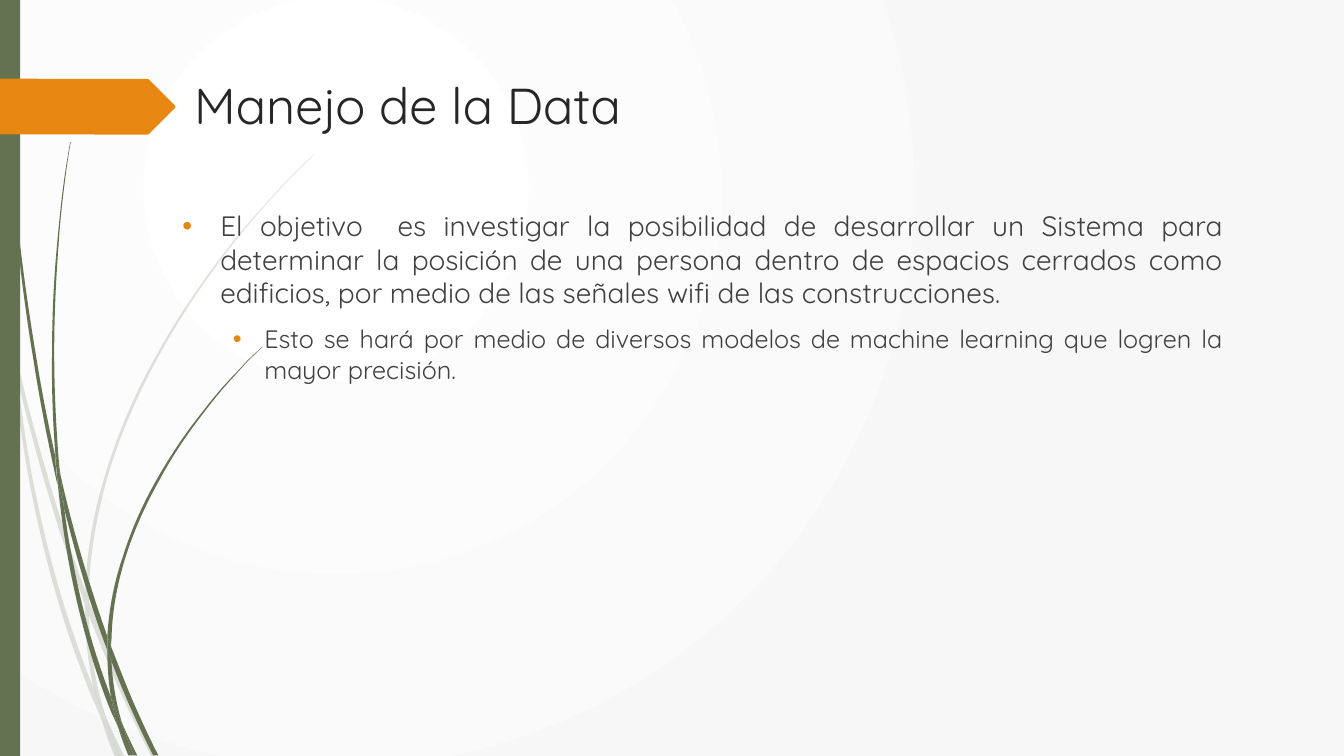
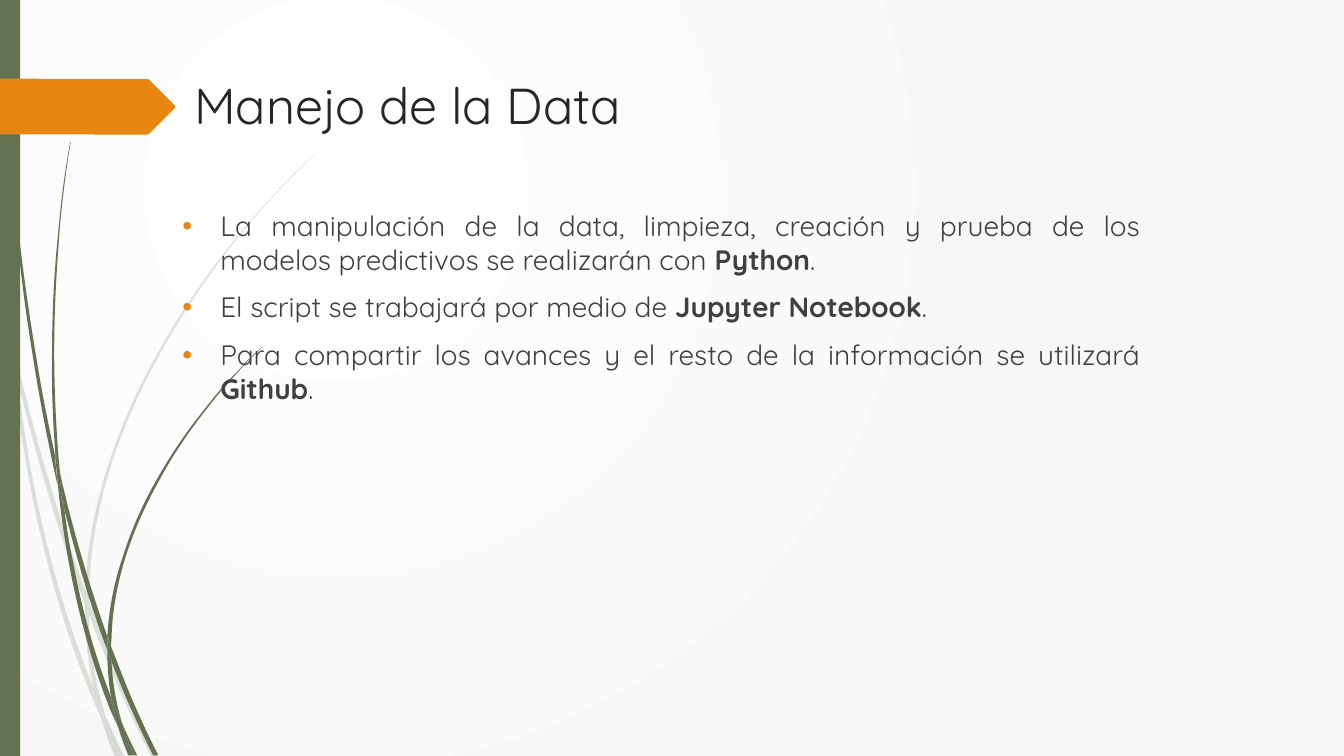
Before and after one commit to tgarita/Cenfotec-GitHub-Jupyter, a slide deck: slide 6 of Presentacion _CreditScore_Tatiana_Garita.pptx. Drawn at 1344x756 pixels with LibreOffice and Linux fonts; fonts in the diff are those of the drawing. Boxes give left, top, right and bottom in pixels: in the first picture for what was removed or moved away, otherwise in the second. Text is boxed around its words. In the diff, an @@ line names an element or a change of style, - is before the commit and + after.

```diff
--- a/Presentacion _CreditScore_Tatiana_Garita.pptx
+++ b/Presentacion _CreditScore_Tatiana_Garita.pptx
@@ text at [220, 215, 1140, 400]: text changed @@
-• El objetivo es investigar la posibilidad de desarrollar un Sistema para determinar la posición de una persona dentro de espacios cerrados como edificios, por medio de las señales wifi de las construcciones.
-  • Esto se hará por medio de diversos modelos de machine learning que logren la mayor precisión.
+• La manipulación de la data, limpieza, creación y prueba de los modelos predictivos se realizarán con Python.
+• El script se trabajará por medio de Jupyter Notebook.
+• Para compartir los avances y el resto de la información se utilizará Github.
```
Also in this commit, not shown: 4 other slides changed, 3 slides added, 4 slides removed.
